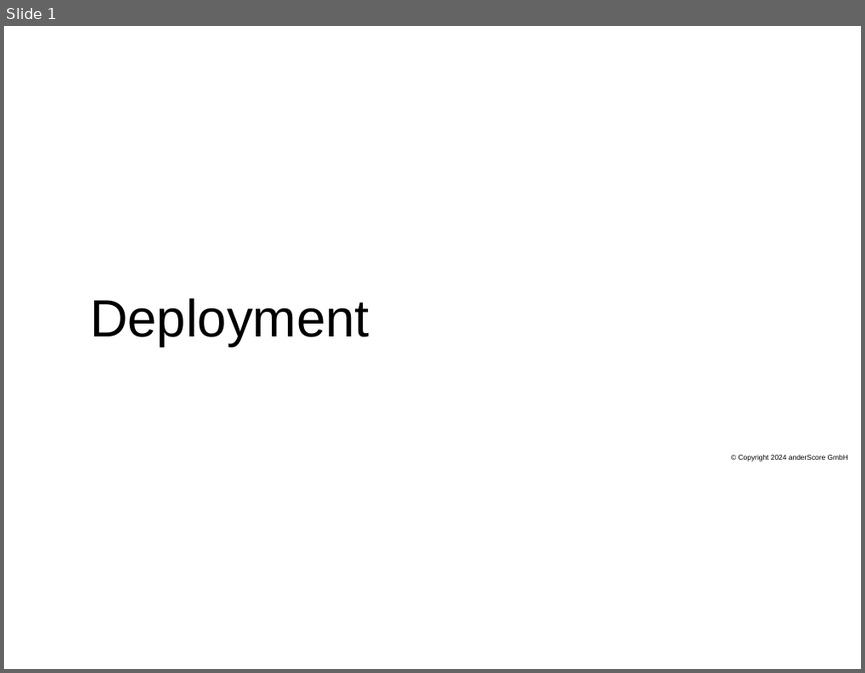
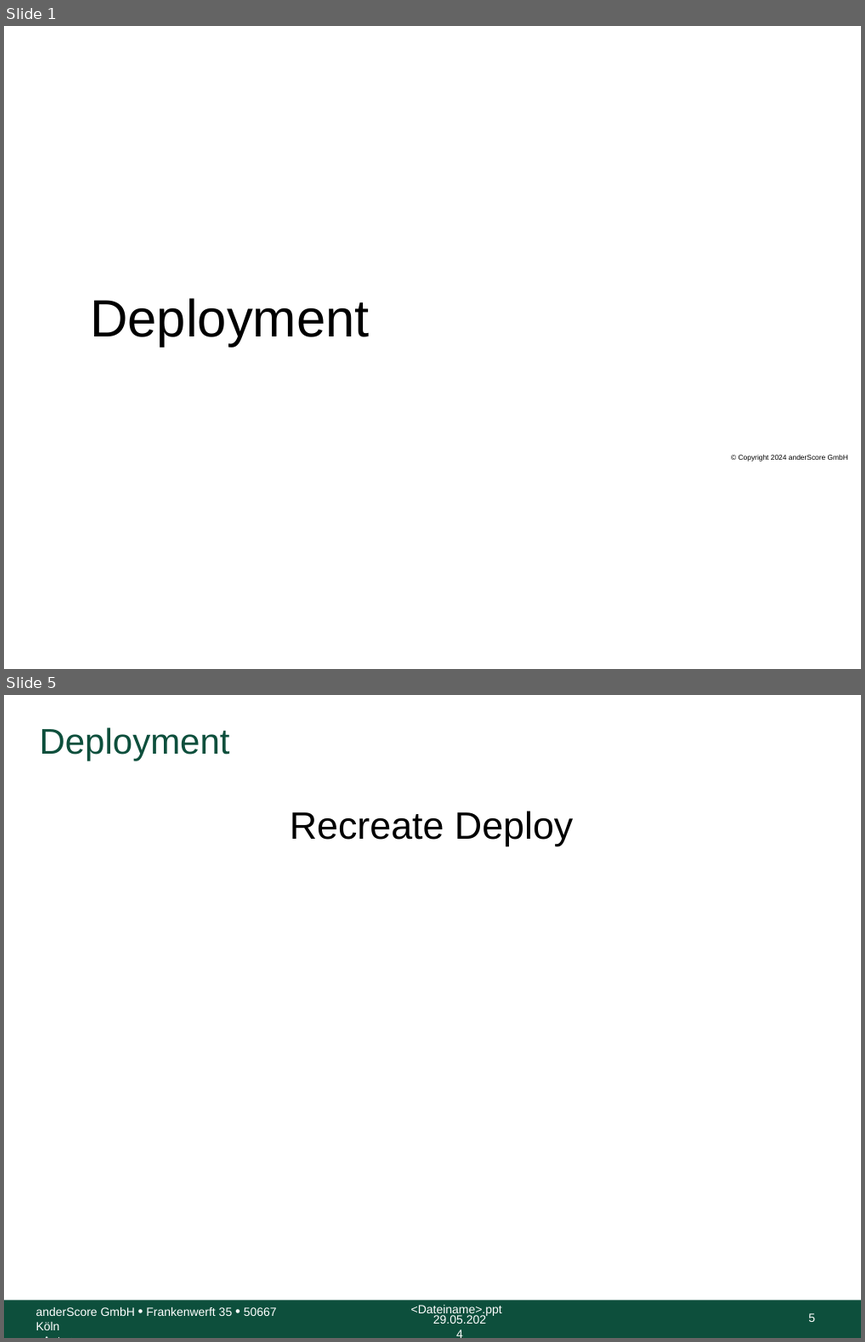
Before and after one commit to anderscore-gmbh/gitlab, a slide deck: slides/Tag-3_4-Deployment-Strategien.pptx. Shown one above the other, each under a label of ours: slide 1 before the commit, slides 1 and 5 after it; the slides between them are not shown. The pictures are 865x673 and 865x1342 pixels, drawn with LibreOffice and Linux fonts; fonts in the diff are those of the drawing; background and template pictures are left out. Boxes give left, top, right and bottom in pixels: in the first picture for what was removed or moved away, otherwise in the second. Text is boxed around its words. In the diff, an @@ line names an element or a change of style, - is before the commit and + after.

Commit message:
Docker Generelle Infrastruktur Basis Deployment Strategien

```diff
--- a/slides/Tag-3_4-Deployment-Strategien.pptx
+++ b/slides/Tag-3_4-Deployment-Strategien.pptx
@@ slide 5 added at (4, 695, 861, 1338), background #FFFFFF @@
@@ title added at (40, 727, 230, 760), 30 pt, text #0D4F3C @@
+Deployment
@@ text added at (290, 811, 573, 846), 32 pt, text #000000 @@
+Recreate Deploy
@@ rectangle added at (4, 1300, 861, 1338), fill #0D4F3C @@
@@ text added at (411, 1304, 502, 1315), 10 pt, text #FFFFFF @@
+<Dateiname>.ppt
@@ text added at (36, 1307, 277, 1330), 10 pt, text #FFFFFF @@
+anderScore GmbH • Frankenwerft 35 • 50667 Köln
+<Autor>
@@ text added at (433, 1315, 486, 1323), 10 pt, text #FFFFFF @@
+29.05.2024
@@ page number added at (808, 1313, 815, 1321), 10 pt, text #FFFFFF @@
+5
```
Also in this commit, not shown: 1 slide changed, 2 other slides added, 1 other file.
